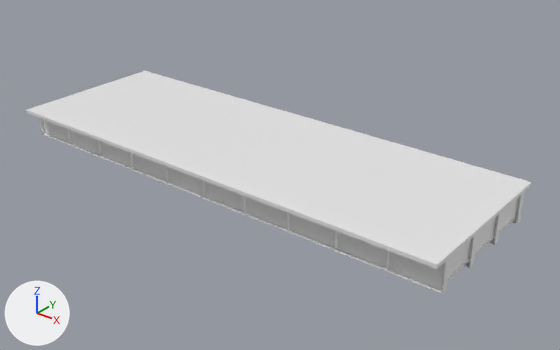
A saved change to the OBJ model IFC/Steel/Mumbai/Sup_Str/M_30_2L_OF_S/model.obj.
The view is the same before and after, from a 50 mm lens placed at (42.7, -32.0, 19.4), pointed at (16.7, 0.5, -0.7). The axes (+X, +Y, +Z) are drawn at lower left. The lights are the same throughout. The picture after the commit comes second. Where no turn or scale is listed for an object, it has been applied to the vertices. Vertices at exactly the same position are counted once.

Names of what the first picture shows: 'model'.
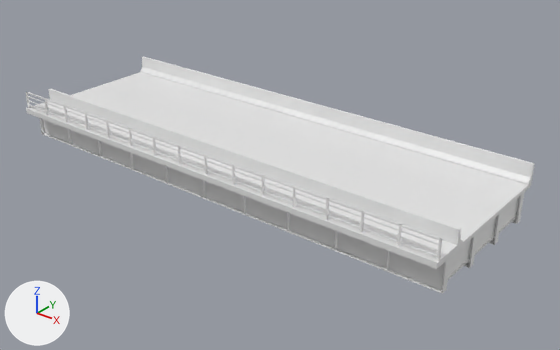
Changed parts and their boxes (x1, y1, x2, y2) in the pictures (560 x 350 px):
'model', reshaped (6% taller)
    before: (26, 71, 532, 294)
    after: (26, 57, 535, 294)
part 1 of me_model, added
    after: (129, 128, 133, 146)
part 2 of me_model, added
    after: (153, 137, 157, 155)
part 3 of me_model, added
    after: (178, 146, 181, 165)
part 4 of me_model, added
    after: (204, 155, 208, 175)
part 5 of me_model, added
    after: (232, 165, 235, 185)
part 6 of me_model, added
    after: (262, 175, 265, 196)
part 7 of me_model, added
    after: (293, 186, 296, 207)
part 8 of me_model, added
    after: (326, 198, 329, 220)
part 9 of me_model, added
    after: (361, 211, 364, 233)
part 10 of me_model, added
    after: (398, 225, 402, 246)
part 11 of me_model, added
    after: (437, 238, 442, 261)
part 12 of me_model, added
    after: (27, 92, 442, 240)
part 13 of me_model, added
    after: (29, 105, 437, 257)
part 14 of me_model, added
    after: (28, 100, 441, 252)
part 15 of me_model, added
    after: (27, 96, 439, 245)
part 16 of me_model, added
    after: (26, 57, 535, 264)

The change in detail:
me_model is used by ob_model.
me_model had 2064 vertices, 3644 faces and spanned x 0.0..30.0, y -5.2..5.2, z -0.9..1.1.
me_model now has 2258 vertices, 3940 faces and spans x 0.0..30.0, y -5.2..5.2, z -0.9..2.3.
me_model part 1: a new loose piece, a box spanning x 9.967..10.067, y -5.05..-4.95, z 1.203..2.303.
me_model part 2: a new loose piece, a box spanning x 11.96..12.06, y -5.05..-4.95, z 1.2..2.3.
me_model part 3: a new loose piece, a box spanning x 13.95..14.05, y -5.05..-4.95, z 1.2..2.3.
me_model part 4: a new loose piece, a box spanning x 15.95..16.05, y -5.05..-4.95, z 1.2..2.3.
me_model part 5: a new loose piece, a box spanning x 17.94..18.04, y -5.05..-4.95, z 1.2..2.3.
me_model part 6: a new loose piece, a box spanning x 19.93..20.03, y -5.05..-4.95, z 1.2..2.3.
me_model part 7: a new loose piece, a box spanning x 21.93..22.03, y -5.05..-4.95, z 1.2..2.3.
me_model part 8: a new loose piece, a box spanning x 23.92..24.02, y -5.05..-4.95, z 1.2..2.3.
me_model part 9: a new loose piece, a box spanning x 25.913..26.013, y -5.05..-4.95, z 1.203..2.303.
me_model part 10: a new loose piece, a box spanning x 27.907..28.007, y -5.05..-4.95, z 1.203..2.303.
me_model part 11: a new loose piece, a box spanning x 29.9..30.0, y -5.05..-4.95, z 1.2..2.3.
me_model part 12: a new loose piece, a box spanning x 0.0..30.0, y -5.04..-4.96, z 2.223..2.303.
me_model part 13: a new loose piece, a box spanning x 0.0..30.0, y -5.025..-4.975, z 1.378..1.428.
me_model part 14: a new loose piece, a box spanning x 0.0..30.0, y -5.025..-4.975, z 1.678..1.728.
me_model part 15: a new loose piece, a box spanning x 0.0..30.0, y -5.025..-4.975, z 1.978..2.028.
Part 16, on me_model:
17 vertices are added at x 0.0, y -5.2..5.2, z 1.1..2.2.
17 new vertices lie (30.0, 0.0, 0.0) away from vertices in x 0.0, y -5.2..5.2, z 1.1..2.2.
56 new faces join them.
Other edits to the shape of me_model do not show in these pictures.
